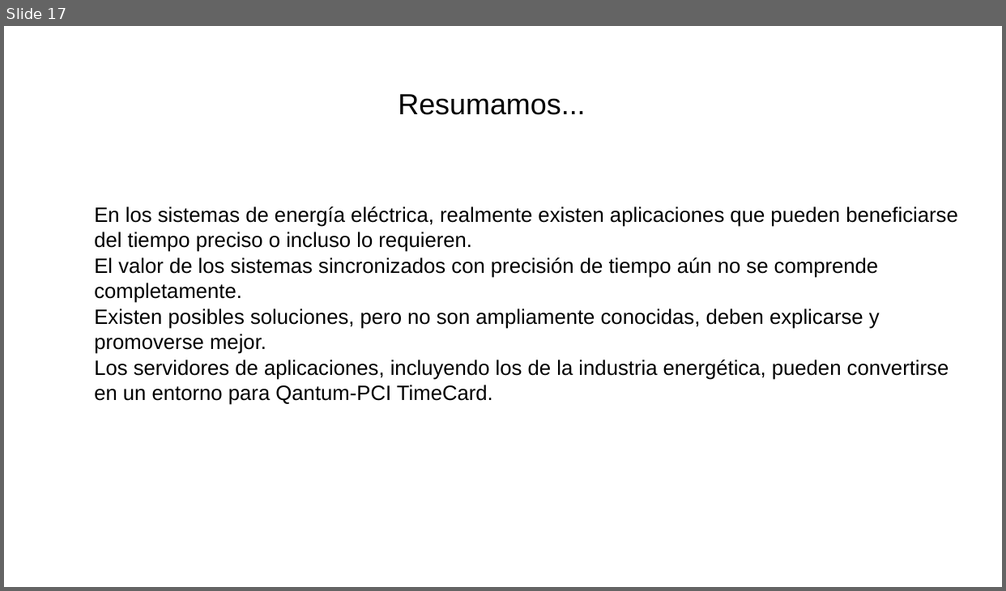
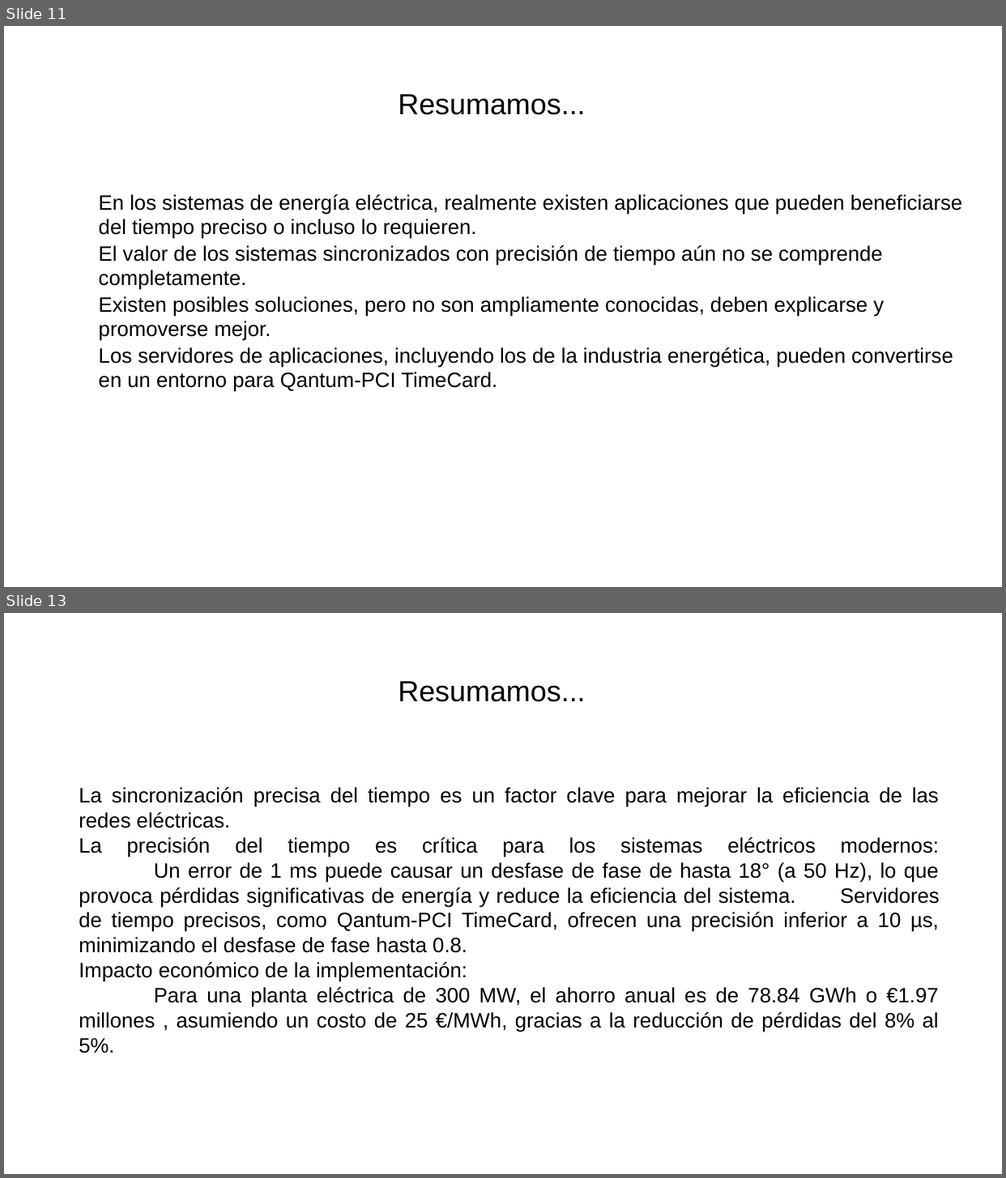
Before and after one commit to SiwaNetwork/QUANTUM, a slide deck: Time-Card/ДОКУМЕНТЫ/МАТЕРИАЛ СТАТЬИ/Применение в энергетике испанский.pptx. Shown one above the other, each under a label of ours: slide 17 before the commit, slides 11 and 13 after it; the slides between them are not shown. The pictures are 1006x591 and 1006x1178 pixels, drawn with LibreOffice and Linux fonts; fonts in the diff are those of the drawing. Boxes give left, top, right and bottom in pixels: in the first picture for what was removed or moved away, otherwise in the second. Text is boxed around its words. In the diff, an @@ line names an element or a change of style, - is before the commit and + after.

```diff
--- a/Time-Card/ДОКУМЕНТЫ/МАТЕРИАЛ СТАТЬИ/Применение в энергетике испанский.pptx
+++ b/Time-Card/ДОКУМЕНТЫ/МАТЕРИАЛ СТАТЬИ/Применение в энергетике испанский.pptx
@@ slide 13 added at (4,613,1002,1174), background #FFFFFF @@
@@ title added at (398,681,585,702), 28 pt, text #000000 @@
+Resumamos...
@@ text added at (79,787,940,1054), 20 pt, text #000000 @@
+La sincronización precisa del tiempo es un factor clave para mejorar la eficiencia de las redes eléctricas.
+La precisión del tiempo es crítica para los sistemas eléctricos modernos:
+Un error de 1 ms puede causar un desfase de fase de hasta 18° (a 50 Hz), lo que provoca pérdidas significativas de energía y reduce la eficiencia del sistema. Servidores de tiempo precisos, como Qantum-PCI TimeCard, ofrecen una precisión inferior a 10 µs, minimizando el desfase de fase hasta 0.8.
+Impacto económico de la implementación:
+Para una planta eléctrica de 300 MW, el ahorro anual es de 78.84 GWh o €1.97 millones , asumiendo un costo de 25 €/MWh, gracias a la reducción de pérdidas del 8% al 5%.
@@ what was slide 17 is now slide 11 @@
@@ slide 11 changed as well @@
@@ text "En los sistemas de energía ...": place and size @@
-text "En los sistemas de energía ..." at (94,207,958,405)
+text "En los sistemas de energía ..." at (99,194,963,392)
```
Also in this commit, not shown: 9 other slides changed, 2 other slides added, 7 slides removed.
